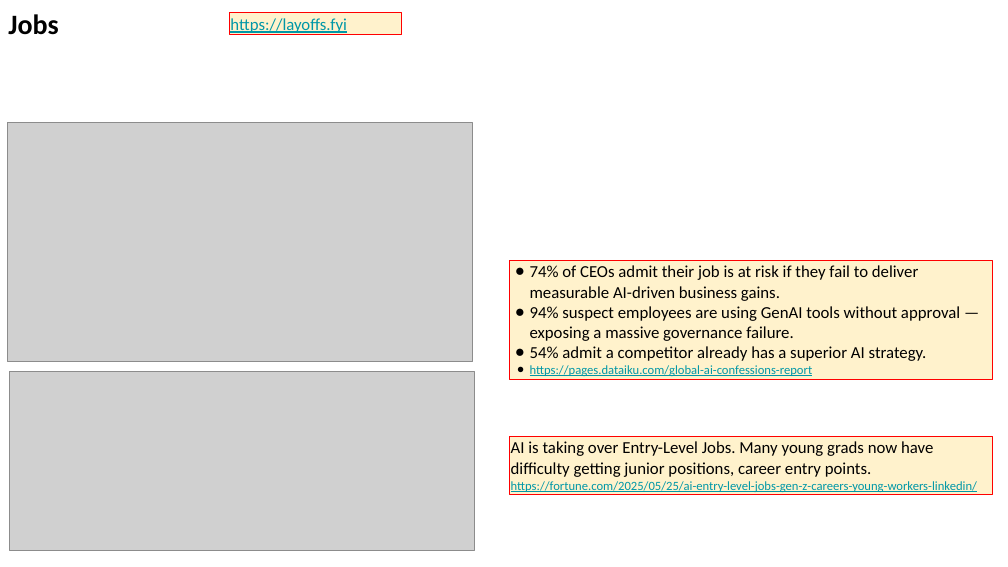
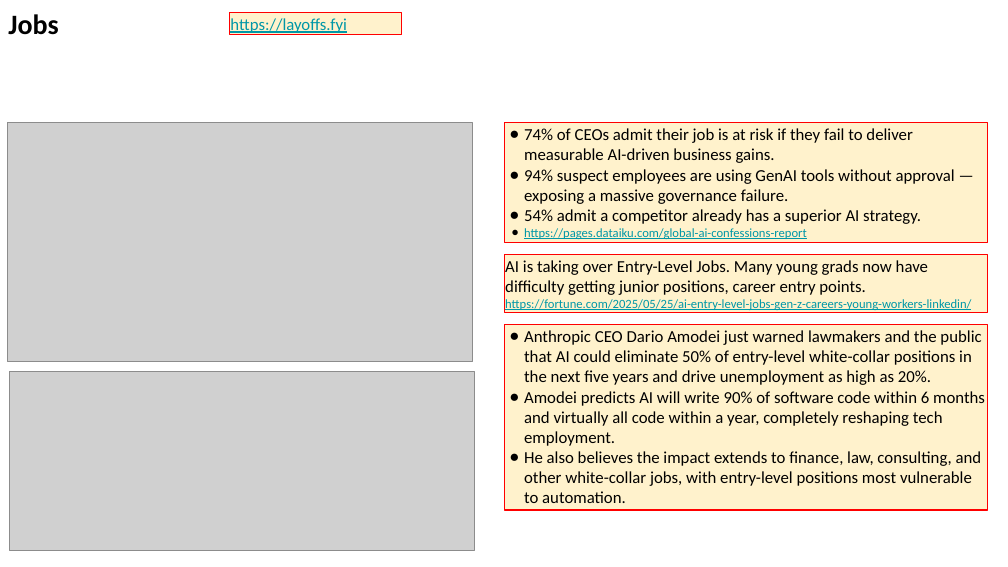
Before and after one commit to lselector/seminar, a slide deck: slide 19 of 2025/2025-05-30-AI-Updates.pptx (slide 18 before the commit). Drawn at 1008x567 pixels with LibreOffice and Linux fonts; fonts in the diff are those of the drawing; grey boxes stand for pictures. Boxes give left, top, right and bottom in pixels: in the first picture for what was removed or moved away, otherwise in the second. Text is boxed around its words. In the diff, an @@ line names an element or a change of style, - is before the commit and + after.

```diff
--- a/2025/2025-05-30-AI-Updates.pptx
+++ b/2025/2025-05-30-AI-Updates.pptx
@@ rectangle "74% of CEOs admit their ...": place and size @@
-rectangle "74% of CEOs admit their ..." at box(510, 260, 993, 379)
+rectangle "74% of CEOs admit their ..." at box(504, 123, 987, 242)
@@ rectangle "AI is taking over Entry-Level ...": place and size @@
-rectangle "AI is taking over Entry-Level ..." at box(510, 436, 993, 495)
+rectangle "AI is taking over Entry-Level ..." at box(504, 254, 987, 312)
@@ rectangle added at box(504, 325, 987, 510), fill #FFF2CC, outline #FF0000 0.75 pt, 12 pt, text #000000 @@
+● Anthropic CEO Dario Amodei just warned lawmakers and the public that AI could eliminate 50% of entry-level white-collar positions in the next five years and drive unemployment as high as 20%.
+● Amodei predicts AI will write 90% of software code within 6 months and virtually all code within a year, completely reshaping tech employment.
+● He also believes the impact extends to finance, law, consulting, and other white-collar jobs, with entry-level positions most vulnerable to automation.
```
Also in this commit, not shown: 11 other slides changed, 1 slide added.
